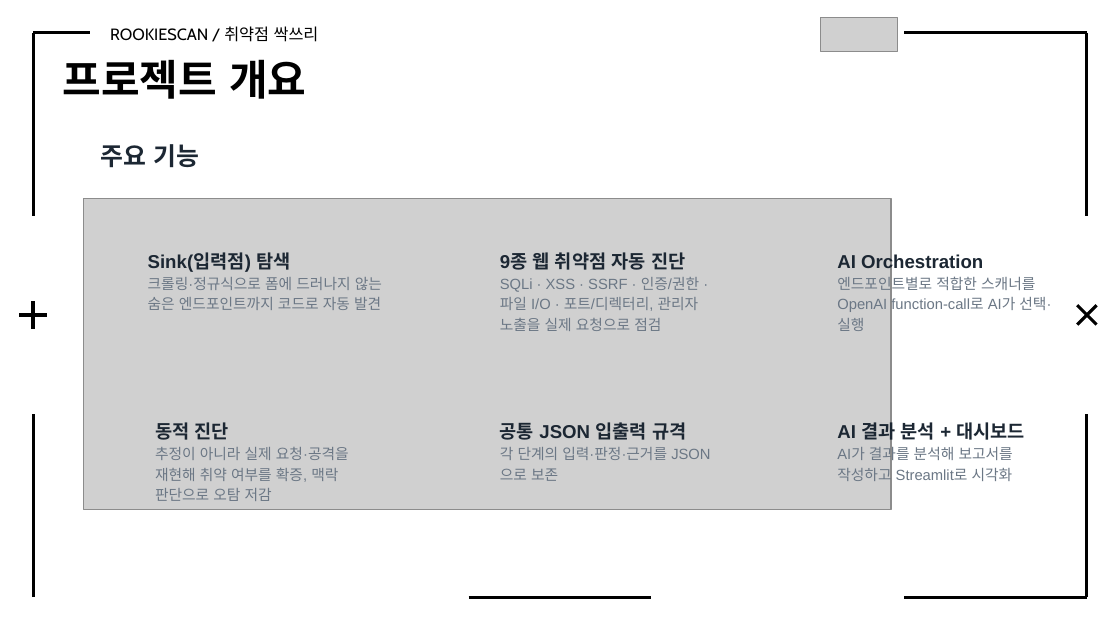
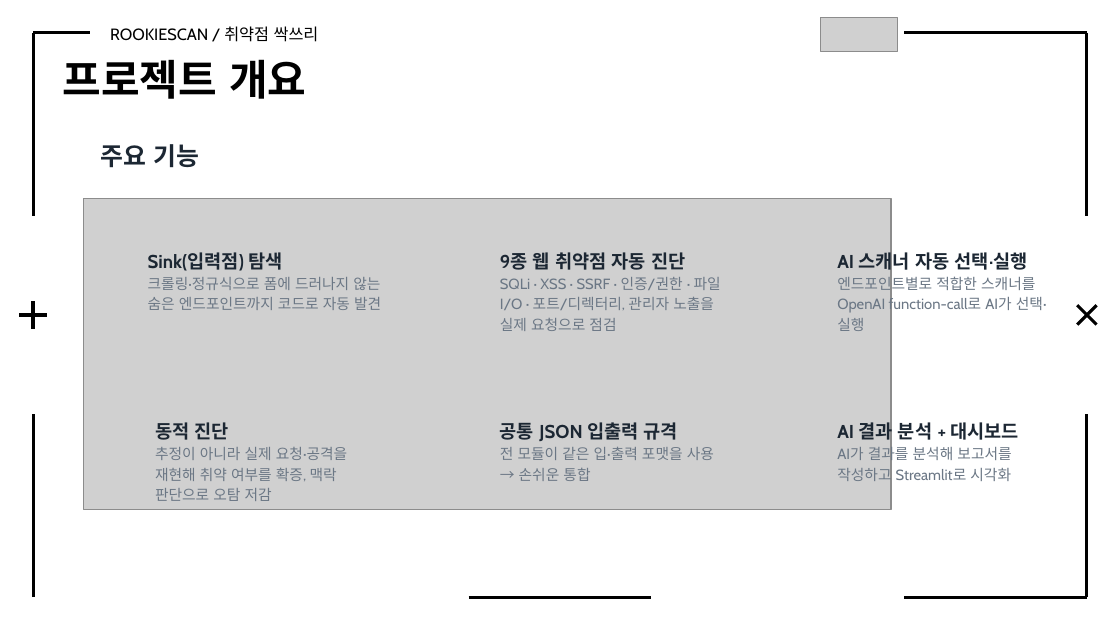
Before and after one commit to Rookies-34-3/Automatic-scanner-tool, a slide deck: slide 4 of 프로젝트 결과보고서_취약점 싹쓰리.pptx. Drawn at 1120x630 pixels with LibreOffice and Linux fonts; fonts in the diff are those of the drawing; grey boxes stand for pictures. Boxes give left, top, right and bottom in pixels: in the first picture for what was removed or moved away, otherwise in the second. Text is boxed around its words. In the diff, an @@ line names an element or a change of style, - is before the commit and + after.

Commit message:
대시보드 ppt 높이 수정

```diff
--- a/프로젝트 결과보고서_취약점 싹쓰리.pptx
+++ b/프로젝트 결과보고서_취약점 싹쓰리.pptx
@@ text at (837, 249, 1028, 274): text changed; font Arial to Cabin @@
-AI Orchestration
+AI 스캐너 자동 선택·실행
@@ text at (837, 274, 1047, 314): font Arial to Cabin in "엔드포인트별로 적합한 스캐너를 OpenAI function-call로 AI가 선택·실행" @@
@@ font Arial to Cabin in 4 elements at (148, 252, 381, 310), (155, 422, 347, 501), (500, 249, 721, 331), (837, 419, 1019, 484) @@
@@ text at (500, 447, 714, 481): text changed; font Arial to Cabin @@
-각 단계의 입력·판정·근거를 JSON으로 보존
+전 모듈이 같은 입·출력 포맷을 사용 → 손쉬운 통합
@@ text at (500, 422, 678, 441): font Arial to Cabin in "공통 JSON 입출력 규격" @@
```
Also in this commit, not shown: 11 other slides changed.
